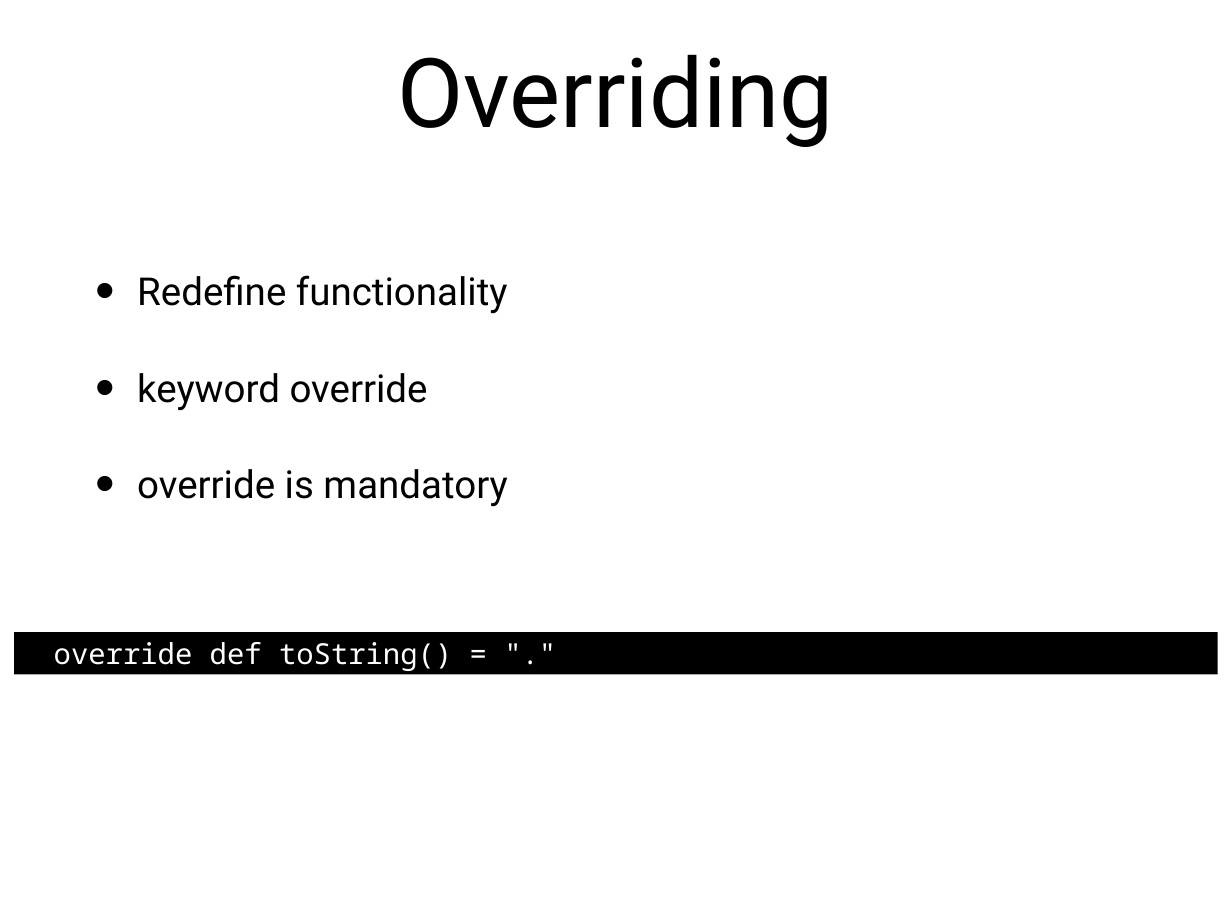
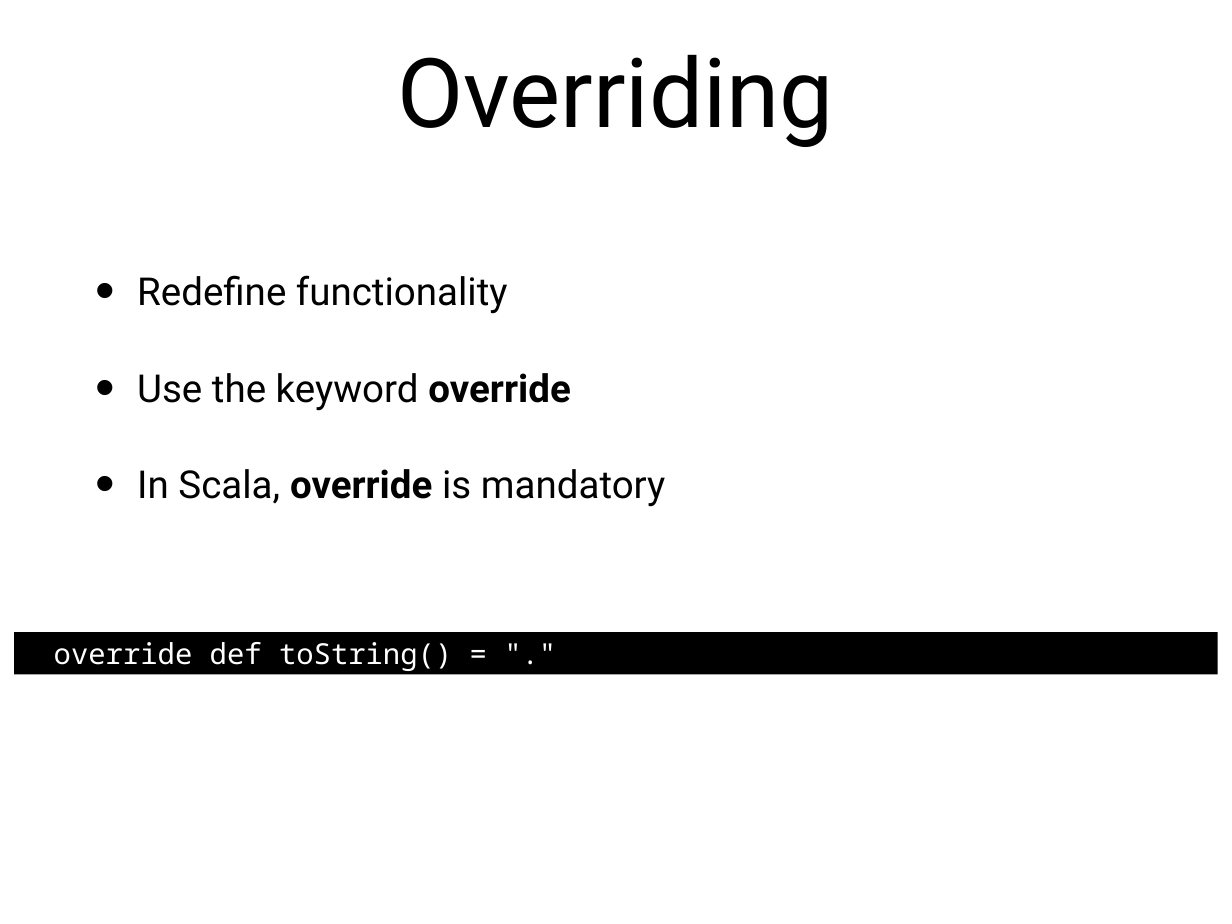
Before and after one commit to LundOgBendsen/LBE2921-Scala, a slide deck: slide 4 of slides/06_class_hierarchies.pptx. Drawn at 1232x924 pixels with LibreOffice and Linux fonts; fonts in the diff are those of the drawing. Boxes give left, top, right and bottom in pixels: in the first picture for what was removed or moved away, otherwise in the second. Text is boxed around its words. In the diff, an @@ line names an element or a change of style, - is before the commit and + after.

```diff
--- a/slides/06_class_hierarchies.pptx
+++ b/slides/06_class_hierarchies.pptx
@@ text at (137, 373, 665, 507): text changed @@
-• keyword override
-• override is mandatory
+• Use the keyword override
+• In Scala, override is mandatory
```
Also in this commit, not shown: 3 other slides changed, 2 slides added, 4 slides removed, 26 other files.
